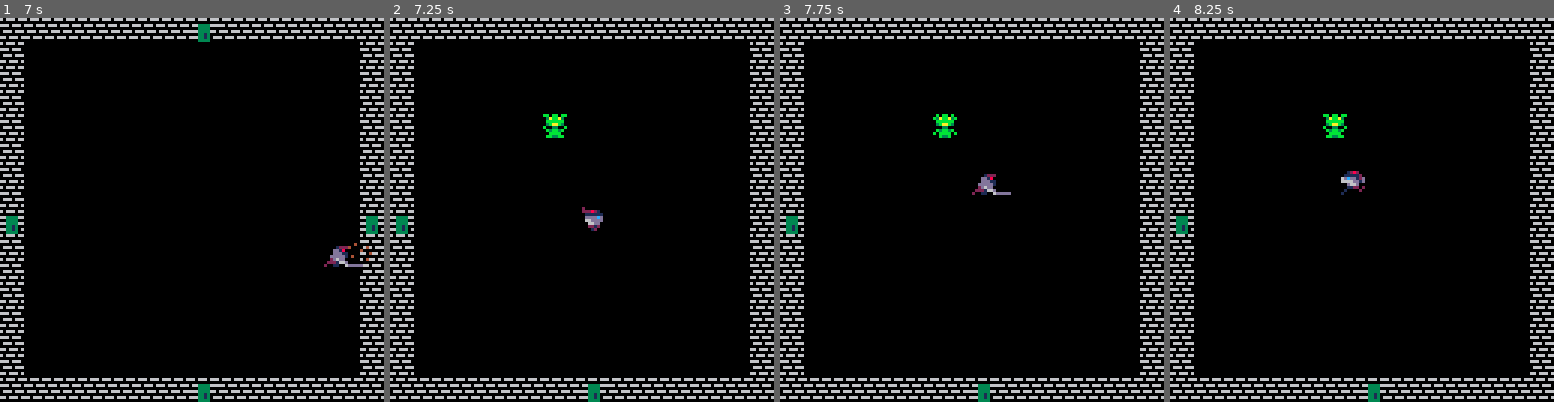
Above: before the commit, frames 1-4 (left to right).
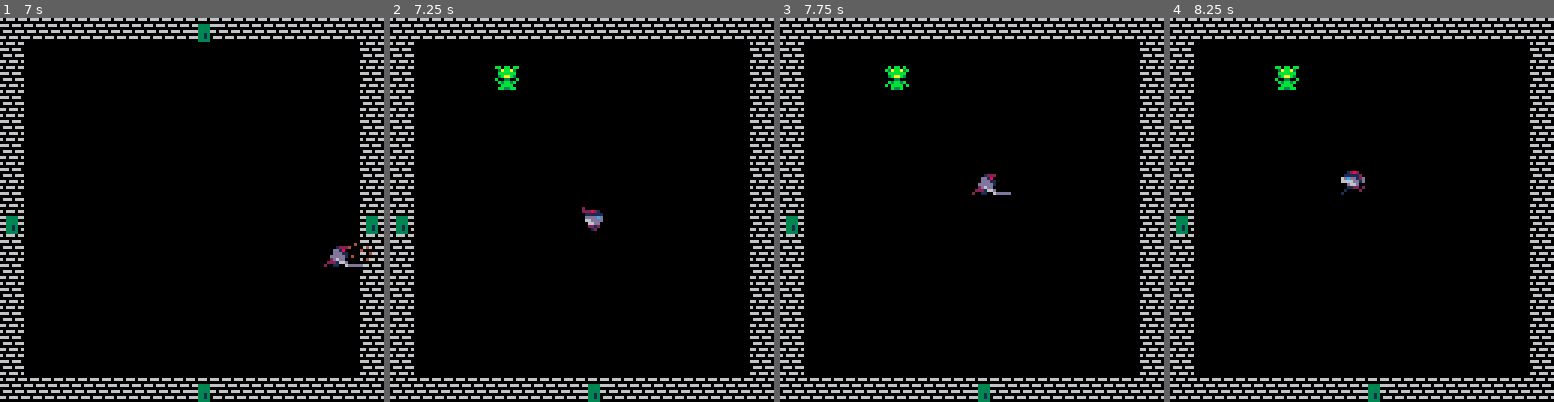
Above: after the commit, the same moments.

Repository: bttrs/toyboxjam2019
Game: PICO-8 cartridge game.p8
Same seed, same stepped clock (60 frames per second), same inputs: the game is played once before the commit and once after it.
Inputs:
- Up to frame 1 (7 s): tap X (X key) at 0.33, 1.07, 1.85, 2.97, 4.08, 5.2, 6.32 s; tap O (Z key) at 0.7, 1.7, 2.1, 2.5, 2.9, 3.3, 3.7, 4.1, 4.5, 4.9, 5.3, 5.7, 6.1, 6.5, 6.9 s; hold Right 1.6-2.1 s; hold Up 2.15-2.42 s; hold Right 2.47-3.03 s; hold Left 3.08-3.58 s; hold Down 3.63-3.97 s; hold Right 4.02-4.68 s; hold Up 4.73-5.03 s; hold Left 5.08-5.68 s; hold Down 5.73-6.03 s; hold Right 6.08-6.58 s; hold Right from 6.63 s (still down)
- Up to frame 2 (7.25 s): release Right at 7.13 s; hold Up from 7.18 s (still down)
- Up to frame 3 (7.75 s): tap O (Z key) at 7.3, 7.7 s; tap X (X key) at 7.43 s; release Up at 7.45 s; hold Right from 7.5 s (still down)
- Up to frame 4 (8.25 s): release Right at 8.07 s; tap O (Z key) at 8.1 s; hold Left from 8.12 s (still down)

Frame 1 is identical in both runs. In frame 2, 0.5% of the frame differs, in the area x 27-47%, y 12-32%; in frame 3, 0.5%; in frame 4, 0.5%.

Commit message:
implements attack hitbox detection

Diff:
--- a/game.p8
+++ b/game.p8
@@ -133,10 +133,13 @@
 		for k,v in pairs(game_manager.rooms) do
 			room_cnt+=1
 		end
-		print("roomnr: "..game_manager.current_room_id, 15, 15)
-		print("rooms generated: "..room_cnt, 15,22)
-		print("solids amount: "..#solids+#moving_solids, 15,29)
-		print("trigger amount: "..#trigger+#moving_trigger, 15,36)
+		print("mem: "..flr(stat(0)).."KiB".." fps: "..stat(7), 15, 15)
+		print("t-cpu: "..(flr(stat(1)*100)/100).." s-cpu: "..(flr(stat(2)*100)/100), 15, 21)
+		print("roomnr: "..game_manager.current_room_id, 15, 27)
+		print("rooms generated: "..room_cnt, 15, 33)
+		print("solids amount: "..#solids+#moving_solids, 15, 39)
+		print("trigger amount: "..#trigger+#moving_trigger, 15, 45)
+		print("x: "..char.x.." y: "..char.y, 15, 51)
 	end
 end
 
@@ -200,7 +203,8 @@
 	-- (init function) look_direction=utils.dir_r, -- only left or right (used for mirroring of sprites)
 	anim=nil,
 	state=0,
-	state_start_time=0
+	state_start_time=0,
+	attackbox=nil
 }
 
 char_animation={
@@ -211,7 +215,7 @@
 
 char_anim_state={
 	idle=0,
-	attack=1
+	melee_attack=1
 }
 
 function char.init()
@@ -224,11 +228,14 @@
 
 function char.draw()
 	spr(char.anim:getsprite(), char.x, char.y,1, 1, char.look_direction==utils.dir_l)
-	if char.state == char_anim_state.attack then
+	if char.state == char_anim_state.melee_attack then
 		char.draw_attack()
 	end
 	if debug then
 		rect(char.x, char.y, char.x+char.w, char.y+char.h, 4)
+		if char.attackbox != nil then
+			rect(char.x+char.attackbox.x, char.y+char.attackbox.y,char.x+char.attackbox.x+char.attackbox.w,  char.y+char.attackbox.y+char.attackbox.h, 2)
+		end
 	end
 	if is_colliding(char) then
 		print("colliding",0,0,7)
@@ -300,7 +307,7 @@
 function char.check_attack_btn()
 	if btnp(5) and not btnp(6) then
 		char.anim:setsprite(char_animation.a_attack, 7, true)
-		char.state = char_anim_state.attack
+		char.state = char_anim_state.melee_attack
 		char.state_start_time = utils.mstime
 	end
 end
@@ -309,18 +316,62 @@
 function char.update()
 	if char.state == char_anim_state.idle then
 		char.idle()
-	elseif char.state == char_anim_state.attack then
-		char.attack()
+	elseif char.state == char_anim_state.melee_attack then
+		char.update_melee_attack()
 	end
 
 	char.anim:update()
 end
 
-function char.attack()
+function char.get_melee_hitzone()
+	local multi = 1
+	local w = 7
+	local h = 6
+	local offset = 8
+	local flip = char.look_direction == utils.dir_l
+	if flip then
+		multi = -1
+		offset = w
+	end
+	local y = 3
+	local x = offset * multi
+	-- printh("attackbox: {x="..x..", y="..y..", w="..w..", h="..h.."}")
+	local triggerbox={x=x, y=y, w=w, h=h}
+	local attackbox={x=x+char.x, y=y+char.y, w=w+char.w, h=h+char.h, triggerbox=triggerbox}
+	return attackbox
+end
+
+function char.check_target_hit()
+	if char.attackbox == nil then
+		return
+	end
+	foreach(moving_trigger, function(t)
+		d=t
+		printh("{x="..d.x..", y="..d.y..", w="..d.w..", h="..d.h.."}")
+		printh("triggerbox: {x="..d.triggerbox.x..", y="..d.triggerbox.y..", w="..d.triggerbox.w..", h="..d.triggerbox.h.."}")
+
+	end)
+	local obj = is_triggering(char.attackbox, false)
+
+	if obj != nil then
+		printh("attack: "..obj.trigger_type)
+	else
+		--printh("attack: nothing")
+	end
+end
+
+
+
+function char.update_melee_attack()
 	local attack_length = 680
 
 
-
+	if char.anim.i==4 or char.anim.i==5 then
+		char.attackbox = char.get_melee_hitzone()
+		char.check_target_hit()
+	else
+		char.attackbox = nil
+	end
 
 	if utils.mstime > attack_length + char.state_start_time then
 		char.state = char_anim_state.idle
@@ -330,32 +381,49 @@
 function char.idle()
 	char.anim:setsprite(char_animation.a_idle,10)
 	char_copy = copy(char)
+	x_dir = nil
+	y_dir = nil
 	local speed = char.speed
+
 	if btn(⬆️) then
+		y_dir = utils.dir_u
+	elseif btn(⬇️) then
+		y_dir = utils.dir_d
+	end
+	if btn(➡️) then
+		x_dir = utils.dir_r
+	elseif btn(⬅️) then
+		x_dir = utils.dir_l
+	end
+
+
+	if not x_dir==nil and not y_dir==nil then
+		speed = sqrt(speed*speed/2)
+	end
+
+	if not x_dir == nil and not y_dir == nil then
+		char_copy.direction = utils.combine_dirs(y_dir, y_dir)
+	end
+
+	if y_dir == utils.dir_u then
 		char_copy.y -= speed
 		char_copy.anim:setsprite(char_animation.a_run)
-		char_copy.direction=utils.dir_u
-		speed = sqrt(speed*speed/2)
-	elseif btn(⬇️) then
+	elseif  y_dir == utils.dir_d then
 		char_copy.y += speed
 		char_copy.anim:setsprite(char_animation.a_run)
-		char_copy.direction=utils.dir_d
-		speed = sqrt(speed*speed/2)
-	end
-	if btn(➡️) then
+	end
+	if x_dir == utils.dir_r then
 		char_copy.x += speed
 		char_copy.anim:setsprite(char_animation.a_run)
-		char_copy.direction=utils.dir_r
 		char_copy.look_direction=utils.dir_r
-	elseif btn(⬅️) then
-	char_copy.x -= speed
+	elseif x_dir == utils.dir_l then
+		char_copy.x -= speed
 		char_copy.anim:setsprite(char_animation.a_run)
-		char_copy.direction=utils.dir_l
 		char_copy.look_direction=utils.dir_l
 	end
 
 	if not is_colliding(char_copy) then
-	char = char_copy
+		char = char_copy
 	end
 
 	t = is_triggering(char)
@@ -391,11 +459,13 @@
 	self.__index = self
 	o.anim = myannimator:new()
 	o.anim:setsprite(o.sprites.idle, 30)
+	o.trigger_type = trigger_type.mob
+	-- o.state =
 
 	-- random placement, inside room
 	-- should be replaced with a function that considers solids
-	o.x = (flr(rnd(112))+8)
-	o.y = (flr(rnd(112))+8)
+	o.x = (flr(rnd(88))+16)
+	o.y = (flr(rnd(88))+16)
 	return o
 end
 
@@ -412,16 +482,21 @@
 
 utils={
  mstime=0,
- dir_l=1,
- dir_u=2,
- dir_r=3,
- dir_d=4,
+ dir_l=1, -- left
+ dir_ul=2, -- up left
+ dir_u=3, -- up
+ dir_ur=4, -- up right
+ dir_r=5, -- right
+ dir_dr=6, -- down right
+ dir_d=7, -- down
+ dir_dl=8, -- down left
 }
 
 trigger_type={
 	door=0,
 	mob=1,
 }
+
 
 function utils.update()
 	utils.mstime=flr(time()*1000)
@@ -433,6 +508,35 @@
   everyxframe = 10;
   arr = {},
 }
+
+function utils.combine_dirs(dir_1, dir_2)
+	-- make one direction from two, e.g. dir_u + dir_l = dir_ul
+	-- this only works for dirs that are 90° apart.
+	-- this is based on the numbering of directions:
+	-- left, up, right, down being odd numbers and the directions in between
+	-- are even.
+	if dir_1 == nil and dir_2 == nil then
+		errtxt = "[utils.combine_dirs] cannot combine two nil values"
+		printh(errtxt)
+		stop(errtxt)
+	elseif dir_1 == nil then
+		return dir_2
+	else
+		return dir_1
+	end
+
+	if abs(dir_1 - dir_2) != 2 then
+		errtxt = "you cannot combine those directions: "..dir_1..", "..dir_2
+		printh(errtxt)
+		stop(errtxt)
+	end
+
+	if dir_1 > dir_2 then
+		return dir_1 - 1
+	else
+		return dir_1 + 1
+	end
+end
 
 function reverse_dir(dir)
 	if dir == utils.dir_l then
@@ -443,6 +547,14 @@
 		return utils.dir_d
 	elseif dir == utils.dir_d then
 		return utils.dir_u
+	elseif dir == utils.dir_ul then
+		return utils.dir_dr
+	elseif dir == utils.dir_ur then
+		return utils.dir_dl
+	elseif dir == utils.dir_dl then
+		return utils.dir_ul
+	elseif dir == utils.dir_dr then
+		return utils.dir_ur
 	end
 	--this shuold never happen
 	errtxt="wrong direction used: "..dir
@@ -507,9 +619,14 @@
 	add(trigger, obj)
 end
 
-function is_triggering(obj)
+function is_triggering(obj, debug)
 	for t in all(trigger) do
-	 if _trigger({t, obj}) and t != obj then
+	 if _trigger({t, obj}, debug) and t != obj then
+	 	return t
+	 end
+	end
+	for t in all(moving_trigger) do
+	 if _trigger({t, obj}, debug) and t != obj then
 	 	return t
 	 end
 	end
@@ -537,7 +654,7 @@
 	return col;
 end
 
-function _trigger(pair)
+function _trigger(pair, debug)
 	o1 = pair[1]
 	o2 = pair[2]
 	x1 = o1.x+o1.triggerbox.x
@@ -549,6 +666,10 @@
 	h1 = o1.triggerbox.h
 	h2 = o2.triggerbox.h
 	col = x1 < x2 + w2 and x2 < x1 + w1 and y1 < y2 + h2 and y2 < y1 + h1
+	if debug != nil then
+		printh(x1 < x2 + w2 and x2 < x1 + w1 and y1 < y2 + h2 and y2 < y1 + h1)
+		printh(x1.." < "..x2+w2.." and "..x2.." < "..x1+w1.." and "..y1.." < "..y2+h2.." and "..y2.." < "..y1+h1)
+	end
 	return col;
 end
 
